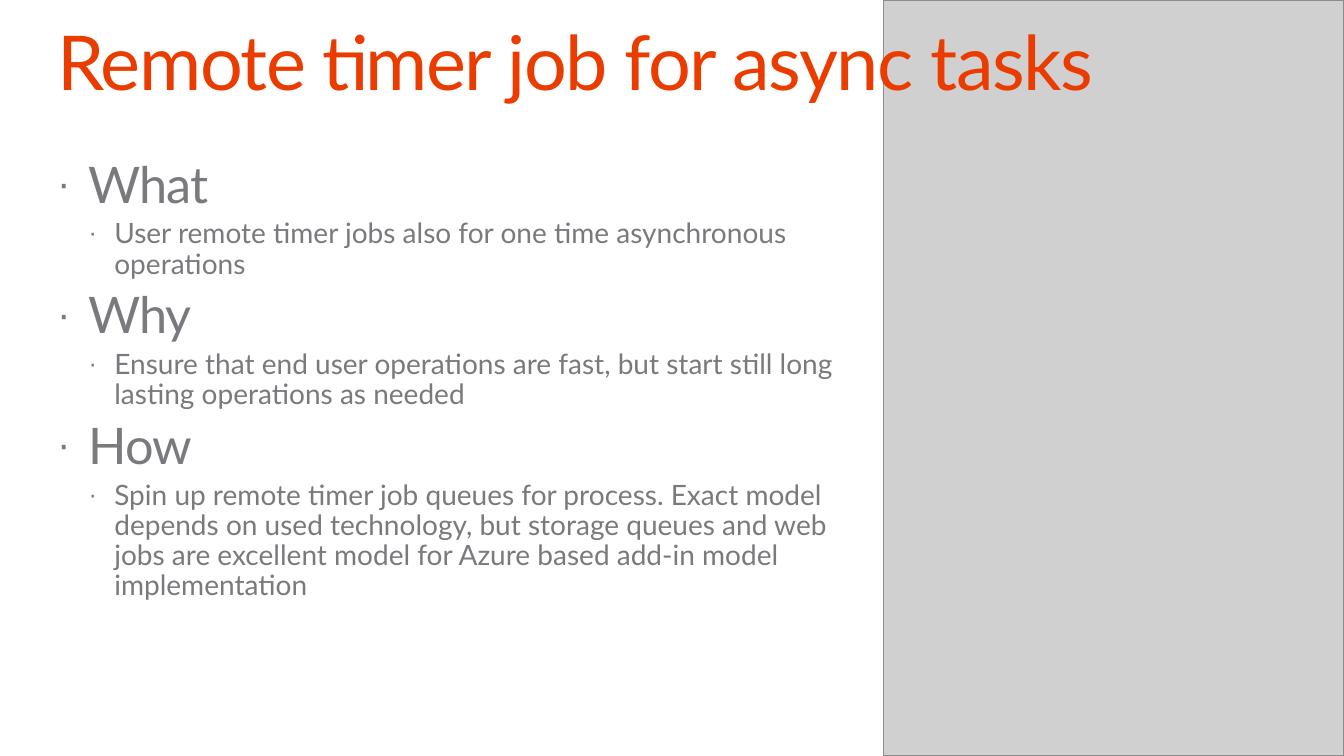
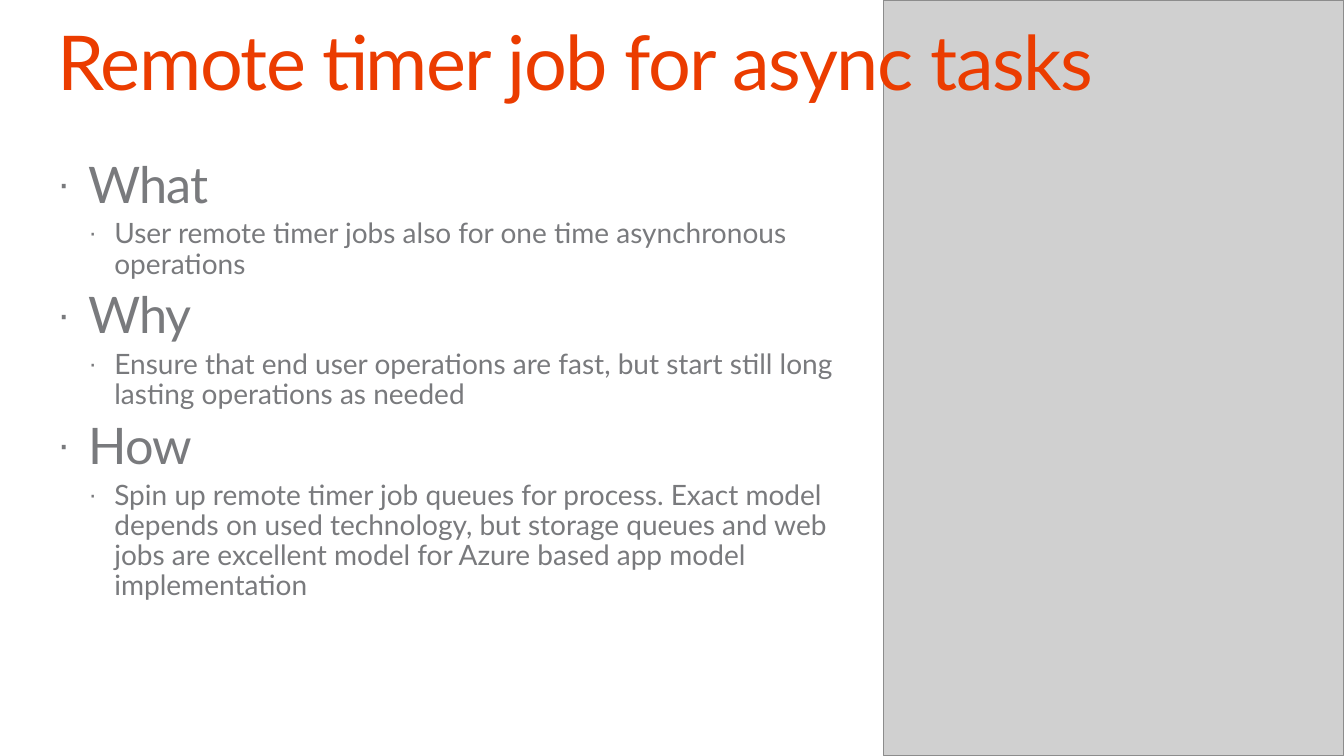
Before and after one commit to OfficeDev/TrainingContent, a slide deck: slide 14 of O3658/05 Using Remote Event Receivers and Remote Timer Jobs/5_RemoteTimersEvents.pptx. Drawn at 1344x756 pixels with LibreOffice and Linux fonts; fonts in the diff are those of the drawing; grey boxes stand for pictures; background and template pictures are left out. Boxes give left, top, right and bottom in pixels: in the first picture for what was removed or moved away, otherwise in the second. Text is boxed around its words. In the diff, an @@ line names an element or a change of style, - is before the commit and + after.

```diff
--- a/O3658/05 Using Remote Event Receivers and Remote Timer Jobs/5_RemoteTimersEvents.pptx
+++ b/O3658/05 Using Remote Event Receivers and Remote Timer Jobs/5_RemoteTimersEvents.pptx
@@ text at (x1=114, y1=484, x2=826, y2=600): text changed @@
-  · Spin up remote timer job queues for process. Exact model depends on used technology, but storage queues and web jobs are excellent model for Azure based add-in model implementation
+  · Spin up remote timer job queues for process. Exact model depends on used technology, but storage queues and web jobs are excellent model for Azure based app model implementation
```
Also in this commit, not shown: 18 other slides changed, 1 slide added, 1 slide removed, 1 other file.
